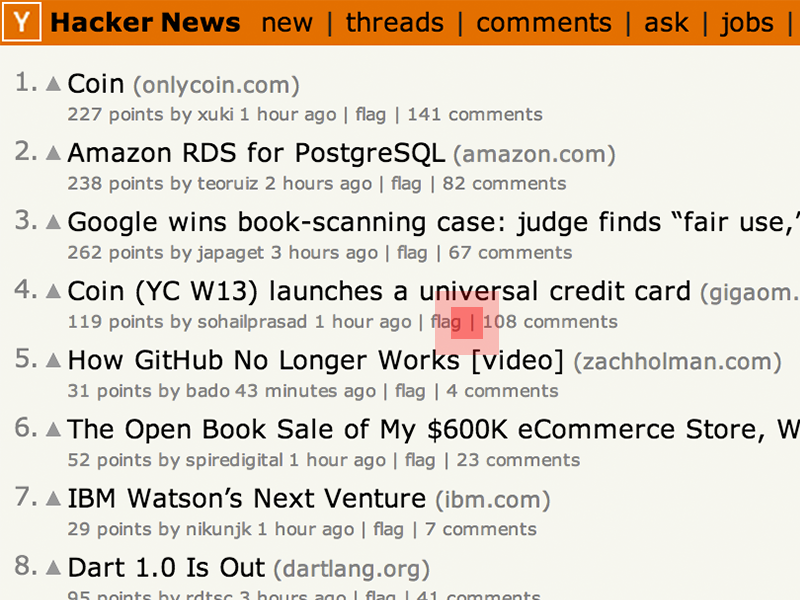
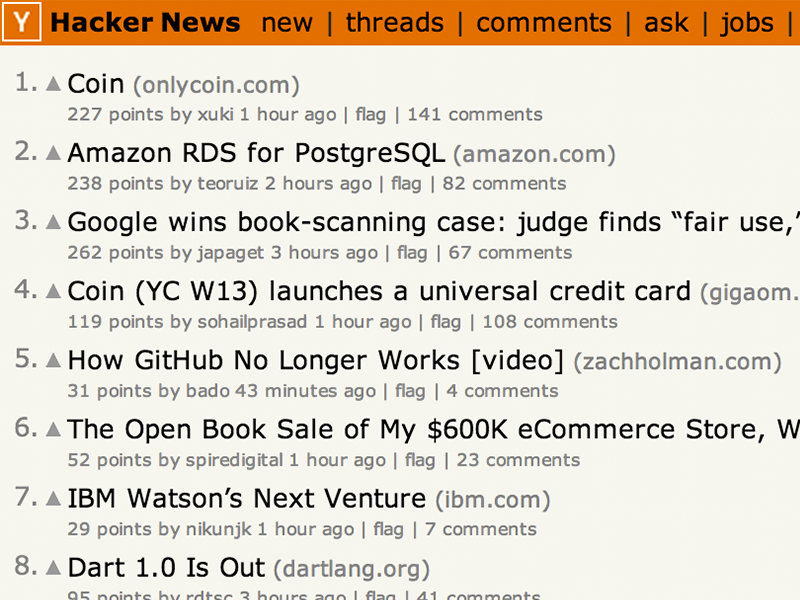
Comparing the layer stacks of the two 800px x 600px images. Changes:
removed layer "Layer 2" (was 24%) over (x1=435, y1=291, x2=499, y2=355)
removed layer "Layer 1" (was 38%) over (x1=451, y1=307, x2=483, y2=339)
